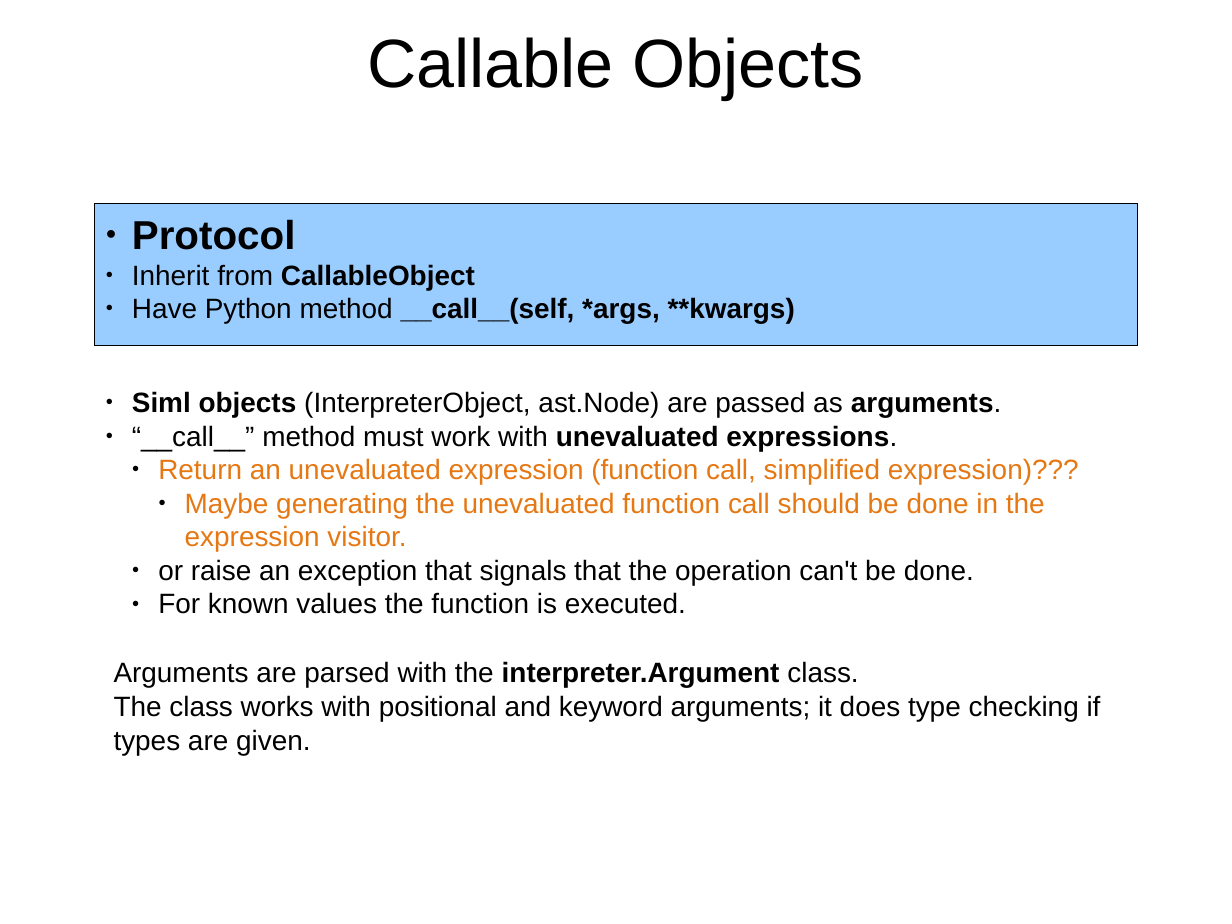
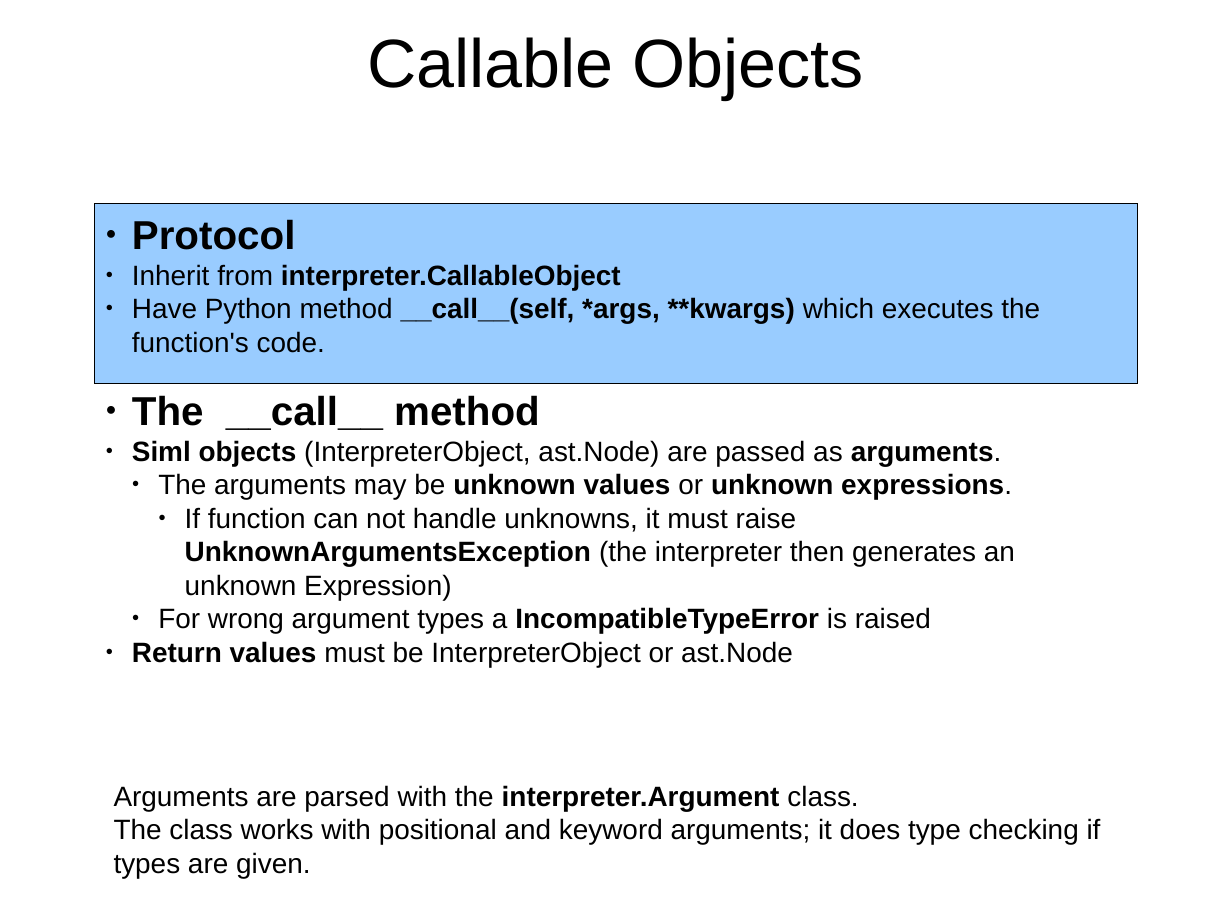
Before and after one commit to eike-welk/freeode, a slide deck: slide 12 of freeode_py/SIML Compiler Outline.odp. Drawn at 1232x924 pixels with LibreOffice and Linux fonts; fonts in the diff are those of the drawing. Boxes give left, top, right and bottom in pixels: in the first picture for what was removed or moved away, otherwise in the second. Text is boxed around its words. In the diff, an @@ line names an element or a change of style, - is before the commit and + after.

```diff
--- a/freeode_py/SIML Compiler Outline.odp
+++ b/freeode_py/SIML Compiler Outline.odp
@@ rectangle "Protocol": place and size @@
-rectangle "Protocol" at box(95, 203, 1138, 345)
+rectangle "Protocol" at box(95, 203, 1138, 383)
@@ text in rectangle at box(132, 264, 1040, 353): text changed; bold off @@
-● Inherit from CallableObject
-● Have Python method __call__(self, *args, **kwargs)
+● Inherit from interpreter.CallableObject
+● Have Python method __call__(self, *args, **kwargs) which executes the function's code.
@@ text at box(132, 395, 540, 430): paragraph added @@
+● The __call__ method
@@ text at box(132, 473, 1015, 667): text changed @@
-● “__call__” method must work with unevaluated expressions.
-  ● Return an unevaluated expression (function call, simplified expression)???
-    ● Maybe generating the unevaluated function call should be done in the expression visitor.
-  ● or raise an exception that signals that the operation can't be done.
-  ● For known values the function is executed.
+  ● The arguments may be unknown values or unknown expressions.
+    ● If function can not handle unknowns, it must raise UnknownArgumentsException (the interpreter then generates an unknown Expression)
+  ● For wrong argument types a IncompatibleTypeError is raised
+● Return values must be InterpreterObject or ast.Node
@@ text "Arguments are parsed with the ...": place and size @@
-text "Arguments are parsed with the ..." at box(114, 661, 1101, 755)
+text "Arguments are parsed with the ..." at box(114, 785, 1101, 878)
```
Also in this commit, not shown: 5 other slides changed, 3 slides added, 2 slides removed, 1 other file.
